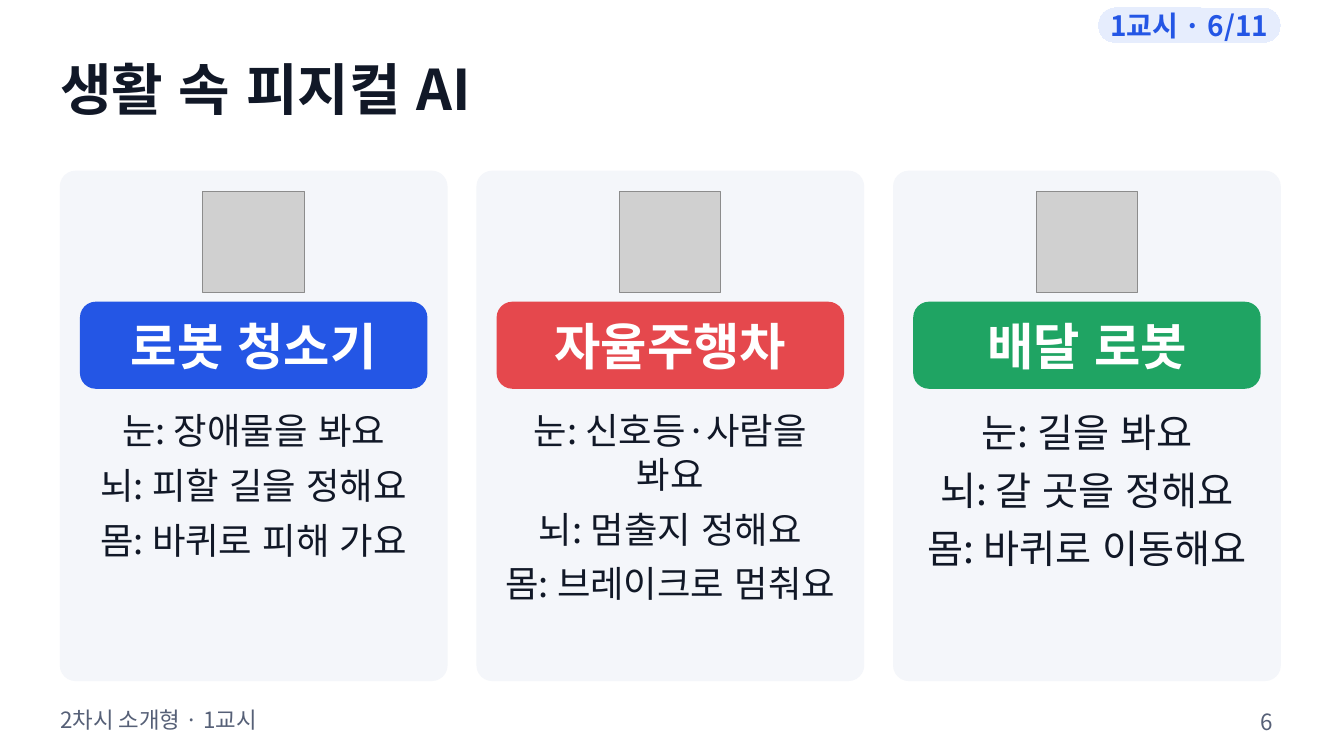
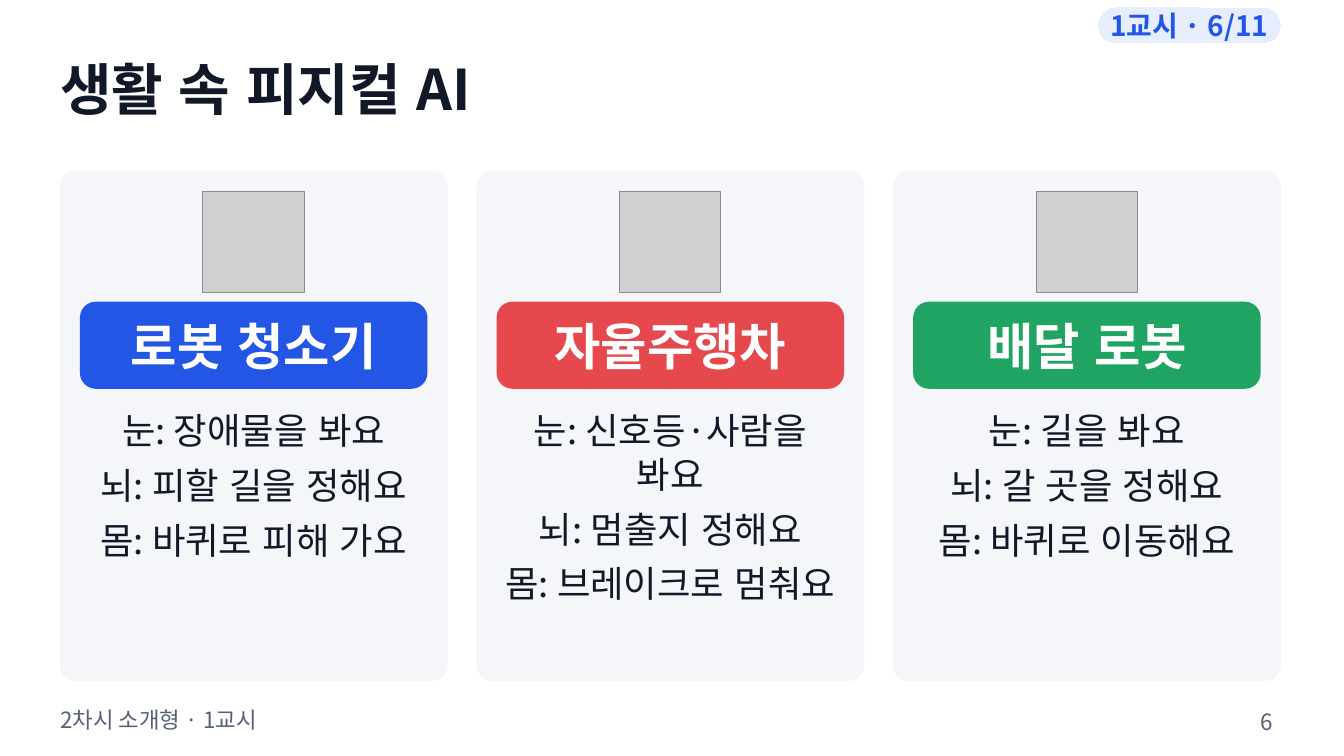
Before and after one commit to boundaryx01-uniquelife/microbit, a slide deck: slide 6 of bridge/docs/materials/2차시_소개형/2차시_수업슬라이드.pptx. Drawn at 1344x756 pixels with LibreOffice and Linux fonts; fonts in the diff are those of the drawing; grey boxes stand for pictures. Boxes give left, top, right and bottom in pixels: in the first picture for what was removed or moved away, otherwise in the second. Text is boxed around its words. In the diff, an @@ line names an element or a change of style, - is before the commit and + after.

```diff
--- a/bridge/docs/materials/2차시_소개형/2차시_수업슬라이드.pptx
+++ b/bridge/docs/materials/2차시_소개형/2차시_수업슬라이드.pptx
@@ text "눈: 길을 봐요" at (939,414,1235,557): size 28 to 26 pt @@
```
Also in this commit, not shown: 3 other slides changed, 9 other files.
